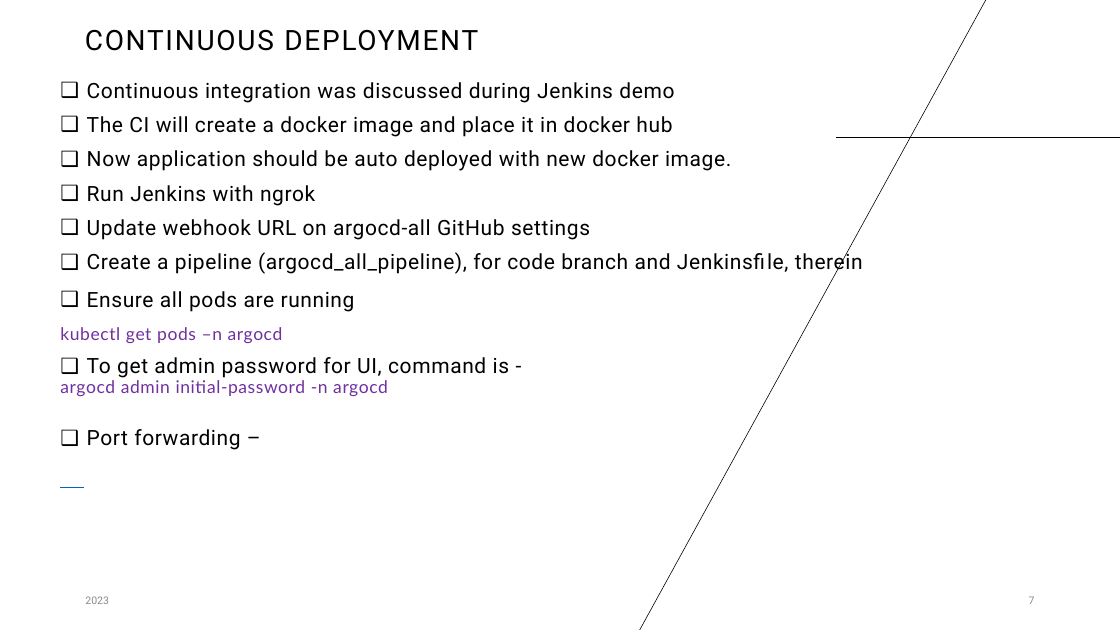
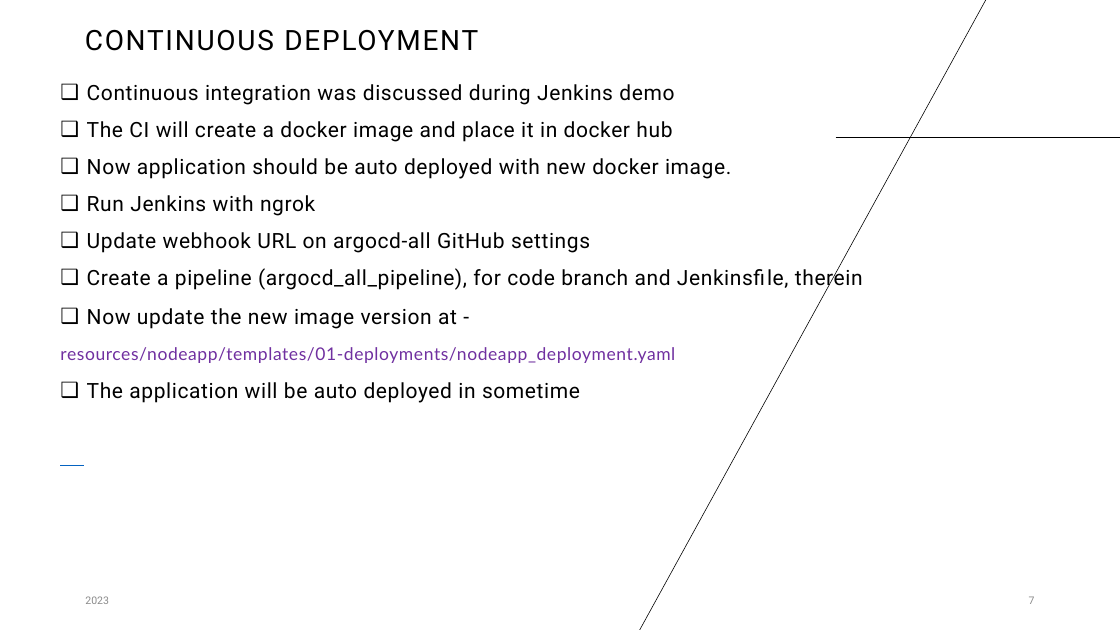
Before and after one commit to yamini-nagellaa/k8-ocp-argo-all, a slide deck: slide 7 of argo_learnings.pptx. Drawn at 1120x630 pixels with LibreOffice and Linux fonts; fonts in the diff are those of the drawing. Boxes give left, top, right and bottom in pixels: in the first picture for what was removed or moved away, otherwise in the second. Text is boxed around its words. In the diff, an @@ line names an element or a change of style, - is before the commit and + after.

Commit message:
argo

```diff
--- a/argo_learnings.pptx
+++ b/argo_learnings.pptx
@@ text at (87, 84, 863, 291): line spacing 0.9 to 1 @@
@@ text at (60, 308, 675, 403): text changed @@
-❑ Ensure all pods are running
-kubectl get pods –n argocd
-❑ To get admin password for UI, command is -
-argocd admin initial-password -n argocd
-❑ Port forwarding –
+❑ Now update the new image version at -
+resources/nodeapp/templates/01-deployments/nodeapp_deployment.yaml
+❑ The application will be auto deployed in sometime
```
